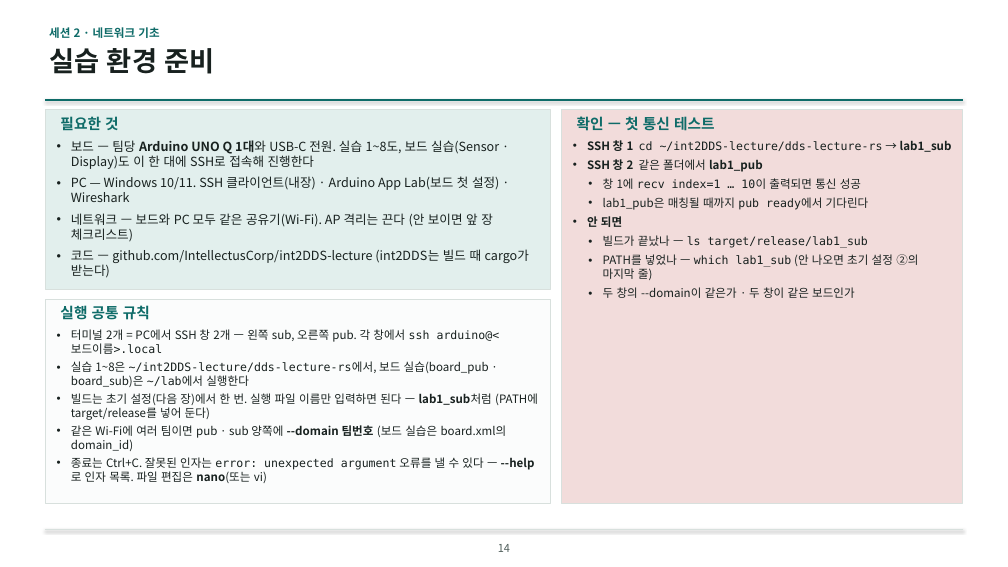
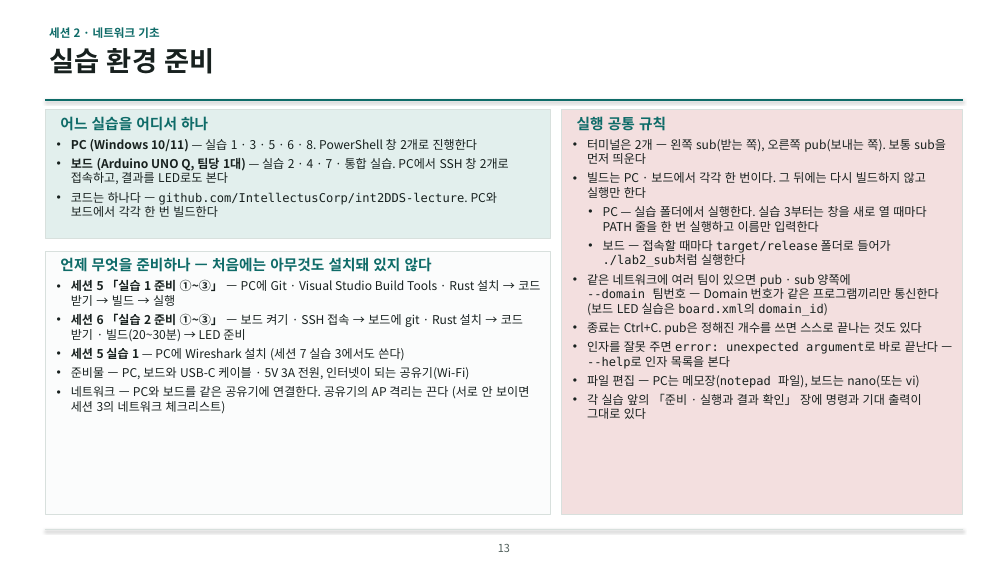
Before and after one commit to IntellectusCorp/int2DDS-lecture, a slide deck: slide 13 of int2dds-lecture-for-beginner.pptx (slide 14 before the commit). Drawn at 1008x567 pixels with LibreOffice and Linux fonts; fonts in the diff are those of the drawing; background and template pictures are left out. Boxes give left, top, right and bottom in pixels: in the first picture for what was removed or moved away, otherwise in the second. Text is boxed around its words. In the diff, an @@ line names an element or a change of style, - is before the commit and + after.

```diff
--- a/int2dds-lecture-for-beginner.pptx
+++ b/int2dds-lecture-for-beginner.pptx
@@ rectangle: place and size @@
-rectangle at (45, 110, 551, 290)
+rectangle at (45, 110, 551, 238)
@@ text at (60, 116, 208, 131): text changed @@
-필요한 것
+어느 실습을 어디서 하나
@@ rectangle: place and size @@
-rectangle at (562, 110, 963, 504)
+rectangle at (562, 110, 963, 514)
@@ rectangle at (562, 110, 963, 514): fill #F2DCDB to #F3DFDF @@
@@ text "실행 공통 규칙": place and size @@
-text "실행 공통 규칙" at (60, 305, 150, 320)
+text "실행 공통 규칙" at (577, 116, 666, 131)
@@ text removed at (577, 116, 715, 131) @@
-확인 — 첫 통신 테스트
@@ text removed at (71, 140, 529, 278) @@
-• 보드 — 팀당 Arduino UNO Q 1대와 USB-C 전원. 실습 1~8도, 보드 실습(Sensor · Display)도 이 한 대에 SSH로 접속해 진행한다
-• PC — Windows 10/11. SSH 클라이언트(내장) · Arduino App Lab(보드 첫 설정) · Wireshark
-• 네트워크 — 보드와 PC 모두 같은 공유기(Wi-Fi). AP 격리는 끈다 (안 보이면 앞 장 체크리스트)
-• 코드 — github.com/IntellectusCorp/int2DDS-lecture (int2DDS는 빌드 때 cargo가 받는다)
@@ text added at (71, 139, 509, 217), 11.5 pt, text #18211F @@
+• PC (Windows 10/11) — 실습 1 · 3 · 5 · 6 · 8. PowerShell 창 2개로 진행한다
+• 보드 (Arduino UNO Q, 팀당 1대) — 실습 2 · 4 · 7 · 통합 실습. PC에서 SSH 창 2개로 접속하고, 결과를 LED로도 본다
+• 코드는 하나다 — github.com/IntellectusCorp/int2DDS-lecture. PC와 보드에서 각각 한 번 빌드한다
@@ text removed at (587, 140, 952, 298) @@
-• SSH 창 1 cd ~/int2DDS-lecture/dds-lecture-rs → lab1_sub
-• SSH 창 2 같은 폴더에서 lab1_pub
-  • 창 1에 recv index=1 … 10이 출력되면 통신 성공
-  • lab1_pub은 매칭될 때까지 pub ready에서 기다린다
-• 안 되면
-  • 빌드가 끝났나 — ls target/release/lab1_sub
-  • PATH를 넣었나 — which lab1_sub (안 나오면 초기 설정 ②의 마지막 줄)
-  • 두 창의 --domain이 같은가 · 두 창이 같은 보드인가
@@ text added at (587, 139, 946, 419), 11.5 pt, text #18211F @@
+• 터미널은 2개 — 왼쪽 sub(받는 쪽), 오른쪽 pub(보내는 쪽). 보통 sub을 먼저 띄운다
+• 빌드는 PC · 보드에서 각각 한 번이다. 그 뒤에는 다시 빌드하지 않고 실행만 한다
+  • PC — 실습 폴더에서 실행한다. 실습 3부터는 창을 새로 열 때마다 PATH 줄을 한 번 실행하고 이름만 입력한다
+  • 보드 — 접속할 때마다 target/release 폴더로 들어가 ./lab2_sub처럼 실행한다
+• 같은 네트워크에 여러 팀이 있으면 pub · sub 양쪽에
+  --domain 팀번호 — Domain 번호가 같은 프로그램끼리만 통신한다 (보드 LED 실습은 board.xml의 domain_id)
+• 종료는 Ctrl+C. pub은 정해진 개수를 쓰면 스스로 끝나는 것도 있다
+• 인자를 잘못 주면 error: unexpected argument로 바로 끝난다 — --help로 인자 목록을 본다
+• 파일 편집 — PC는 메모장(notepad 파일), 보드는 nano(또는 vi)
+• 각 실습 앞의 「준비 · 실행과 결과 확인」 장에 명령과 기대 출력이 그대로 있다
@@ rectangle: place and size @@
-rectangle at (45, 299, 551, 504)
+rectangle at (45, 251, 551, 514)
@@ text added at (60, 257, 432, 272), 14 pt, text #0E6B68, bold @@
+언제 무엇을 준비하나 — 처음에는 아무것도 설치돼 있지 않다
@@ text added at (71, 279, 540, 413), 11.5 pt, text #18211F @@
+• 세션 5 「실습 1 준비 ①~③」 — PC에 Git · Visual Studio Build Tools · Rust 설치 → 코드 받기 → 빌드 → 실행
+• 세션 6 「실습 2 준비 ①~③」 — 보드 켜기 · SSH 접속 → 보드에 git · Rust 설치 → 코드 받기 · 빌드(20~30분) → LED 준비
+• 세션 5 실습 1 — PC에 Wireshark 설치 (세션 7 실습 3에서도 쓴다)
+• 준비물 — PC, 보드와 USB-C 케이블 · 5V 3A 전원, 인터넷이 되는 공유기(Wi-Fi)
+• 네트워크 — PC와 보드를 같은 공유기에 연결한다. 공유기의 AP 격리는 끈다 (서로 안 보이면 세션 3의 네트워크 체크리스트)
@@ text removed at (71, 329, 538, 483) @@
-• 터미널 2개 = PC에서 SSH 창 2개 — 왼쪽 sub, 오른쪽 pub. 각 창에서 ssh arduino@<보드이름>.local
-• 실습 1~8은 ~/int2DDS-lecture/dds-lecture-rs에서, 보드 실습(board_pub · board_sub)은 ~/lab에서 실행한다
-• 빌드는 초기 설정(다음 장)에서 한 번. 실행 파일 이름만 입력하면 된다 — lab1_sub처럼 (PATH에 target/release를 넣어 둔다)
-• 같은 Wi-Fi에 여러 팀이면 pub · sub 양쪽에 --domain 팀번호 (보드 실습은 board.xml의 domain_id)
-• 종료는 Ctrl+C. 잘못된 인자는 error: unexpected argument 오류를 낼 수 있다 — --help로 인자 목록. 파일 편집은 nano(또는 vi)
@@ page number at (498, 544, 510, 552): text changed @@
-14
+13
```
Also in this commit, not shown: 66 other slides changed, 25 slides added, 4 slides removed.
